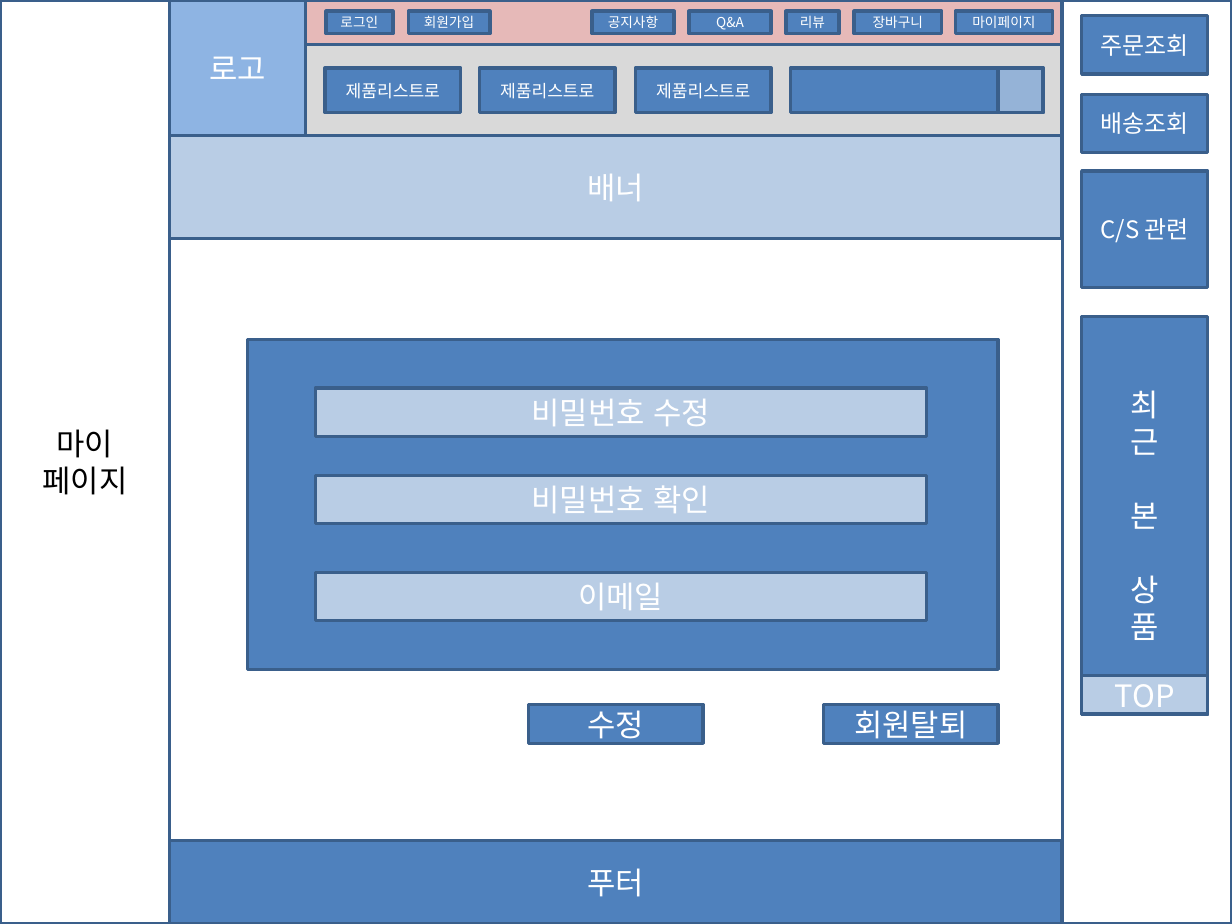
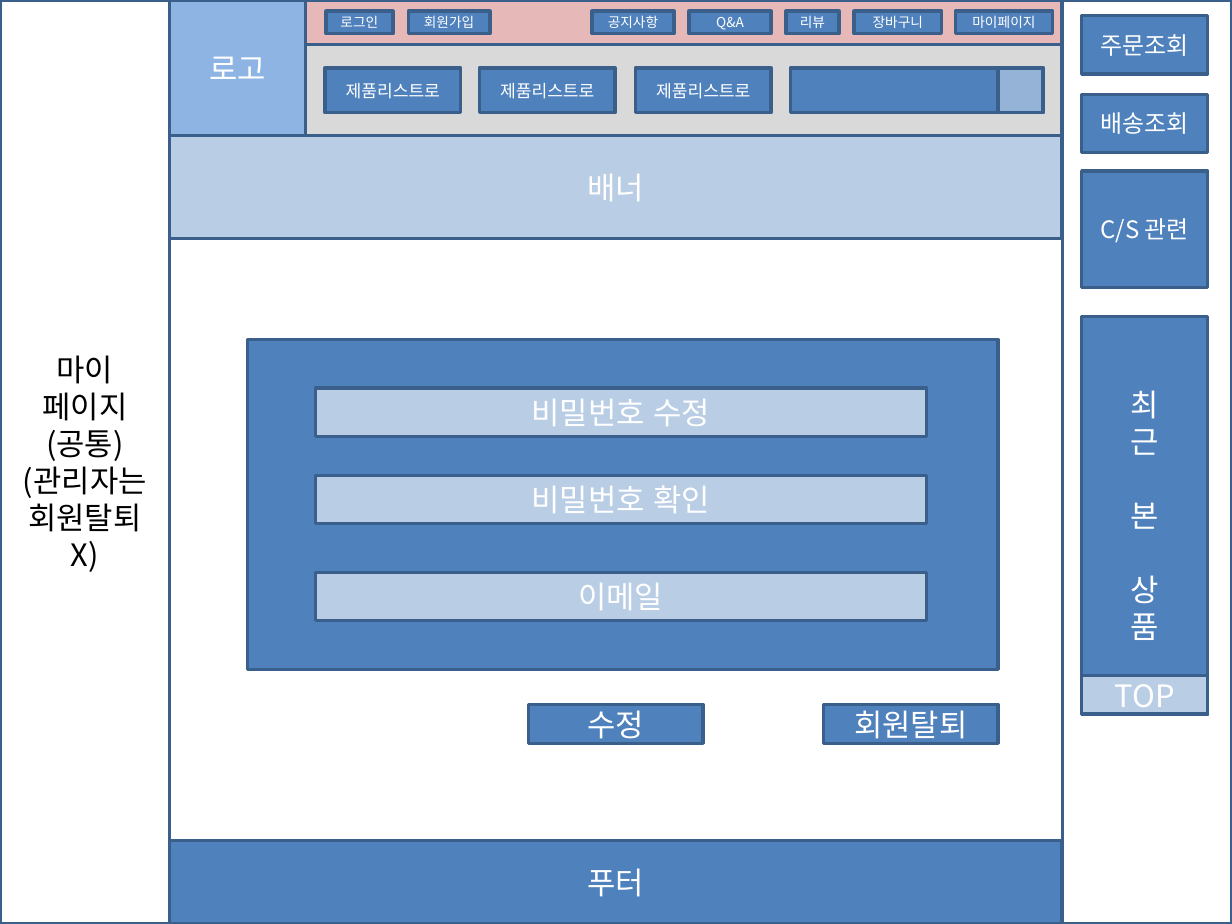
Before and after one commit to dksdlcks12/Portfolio, a slide deck: slide 15 of 스토리보드(검토중).pptx. Drawn at 1232x924 pixels with LibreOffice and Linux fonts; fonts in the diff are those of the drawing. Boxes give left, top, right and bottom in pixels: in the first picture for what was removed or moved away, otherwise in the second. Text is boxed around its words. In the diff, an @@ line names an element or a change of style, - is before the commit and + after.

```diff
--- a/스토리보드(검토중).pptx
+++ b/스토리보드(검토중).pptx
@@ text in rectangle at (23,430,147,572): paragraphs added @@
+(공통)
+(관리자는
+회원탈퇴 X)
```
Also in this commit, not shown: 10 other slides changed, 7 slides added.
